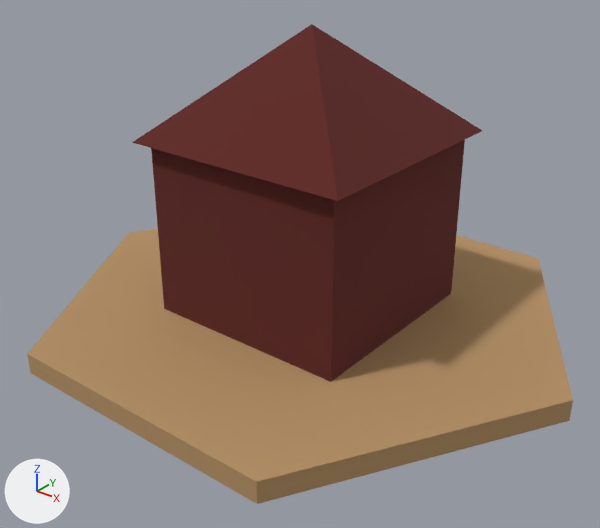
An edit to the glTF model models/treehouse.glb, drawn before and after from the same camera.
One viewpoint serves both versions: a 50 mm lens placed at (6.62, -8.51, 5.82), pointed at (0.18, -0.47, 0.84). Every picture has the same lights, and +X, +Y and +Z are marked at lower left. Objects named as collision shapes, trigger or cutter boxes, shadow casters or lower levels of detail are left out. Where no turn or scale is listed for an object, it has been applied to the vertices.

Script lines for the objects in view, before the commit:
```python
mat_treehouse_mtl = principled_material('treehouse_MTL')
mat_treehouse_mtl.base_color = (0.114, 0.0163, 0.0124)  # dark red #5f221d
mat_treehouse_mtl.roughness = 1.0
me_treehouse = bpy.data.meshes.new('treehouse')
me_treehouse.from_pydata(...)  # 27 vertices, 42 faces; spans x -4.0..4.0, y -3.46..3.46, z -0.3..3.97
# faces by material slot: [24, 18]
me_treehouse.materials.append(mat_platform_mtl)  # brown #b59164
me_treehouse.materials.append(mat_treehouse_mtl)  # dark red #5f221d
ob_treehouse = bpy.data.objects.new('treehouse', me_treehouse)
ob_treehouse.location = (0.0, 0.0, 0.0)
```
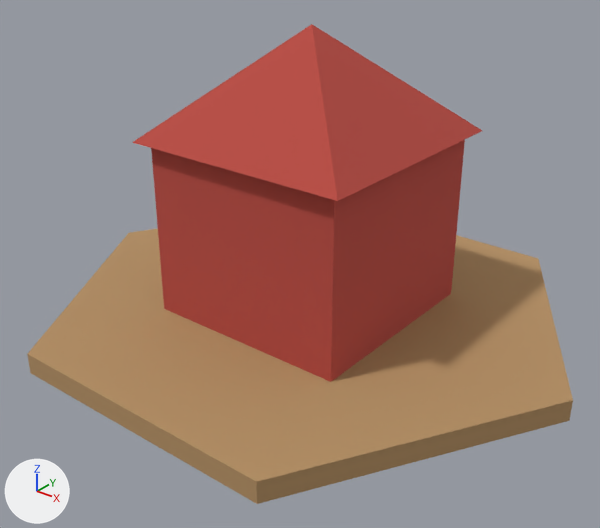
What changed in the scene script:
```text
Change mat_treehouse_mtl:
    mat_treehouse_mtl.base_color: (0.114, 0.0163, 0.0124) -> (0.489, 0.07, 0.0532)  # dark red #5f221d -> red #ba4b41
```

Boxes (x1, y1, x2, y2) around the edits, measured in the pictures (600 x 528 px):
'treehouse', recoloured: (132, 24, 482, 385) in both
